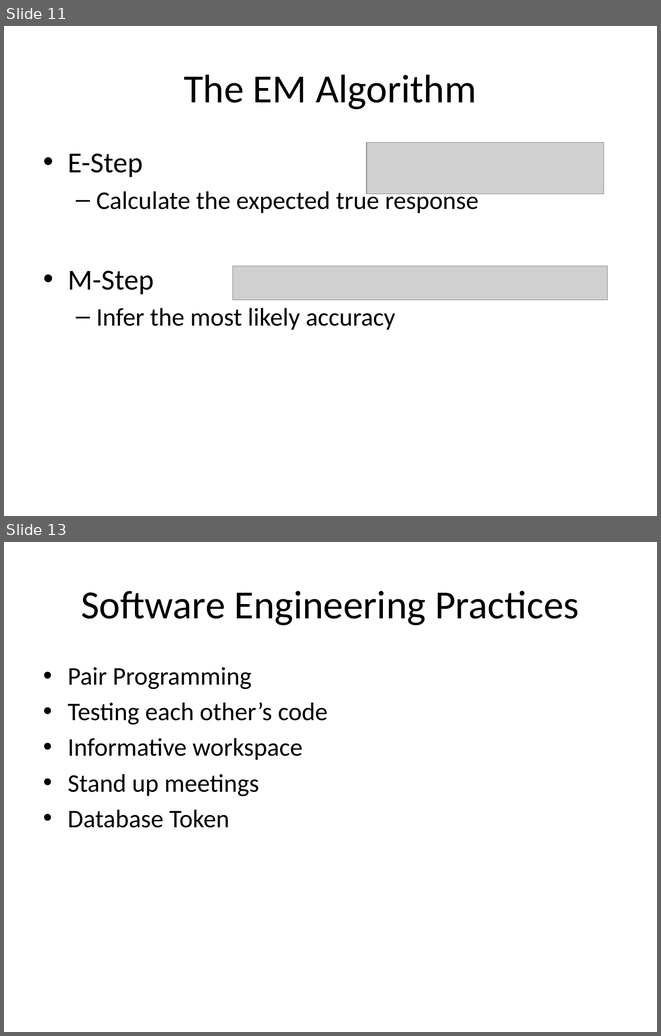
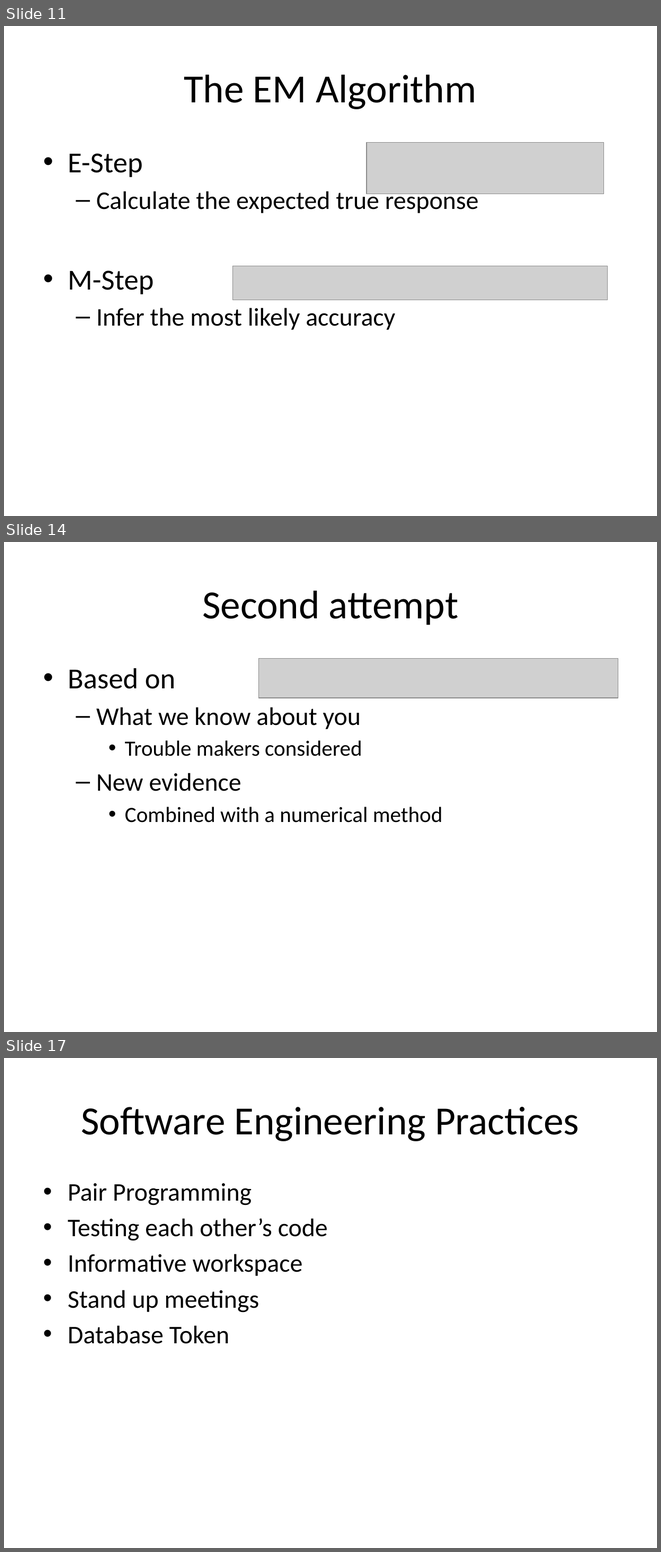
Before and after one commit to giovannic/crowdtrust, a slide deck: presentation/giosCrowdTrust .pptx. Shown one above the other, each under a label of ours: slides 11 and 13 before the commit, slides 11, 14 and 17 after it; the slides between them are not shown. The pictures are 661x1036 and 661x1552 pixels, drawn with LibreOffice and Linux fonts; fonts in the diff are those of the drawing; grey boxes stand for pictures; background and template pictures are left out. Boxes give left, top, right and bottom in pixels: in the first picture for what was removed or moved away, otherwise in the second. Text is boxed around its words. In the diff, an @@ line names an element or a change of style, - is before the commit and + after.

```diff
--- a/presentation/giosCrowdTrust .pptx
+++ b/presentation/giosCrowdTrust .pptx
@@ slide 14 added at [4, 542, 657, 1032], background picture (left out) @@
@@ title added at [202, 590, 458, 625], 44 pt, text #000000 @@
+Second attempt
@@ text added at [68, 668, 443, 822], 24 pt, text #000000 @@
+• Based on
+  – What we know about you
+    • Trouble makers considered
+  – New evidence
+    • Combined with a numerical method
@@ picture added at [258, 658, 618, 697] @@
@@ what was slide 13 is now slide 17 @@
```
Also in this commit, not shown: 2 slides changed, 4 other slides added, 1 slide removed, 22 other files.
